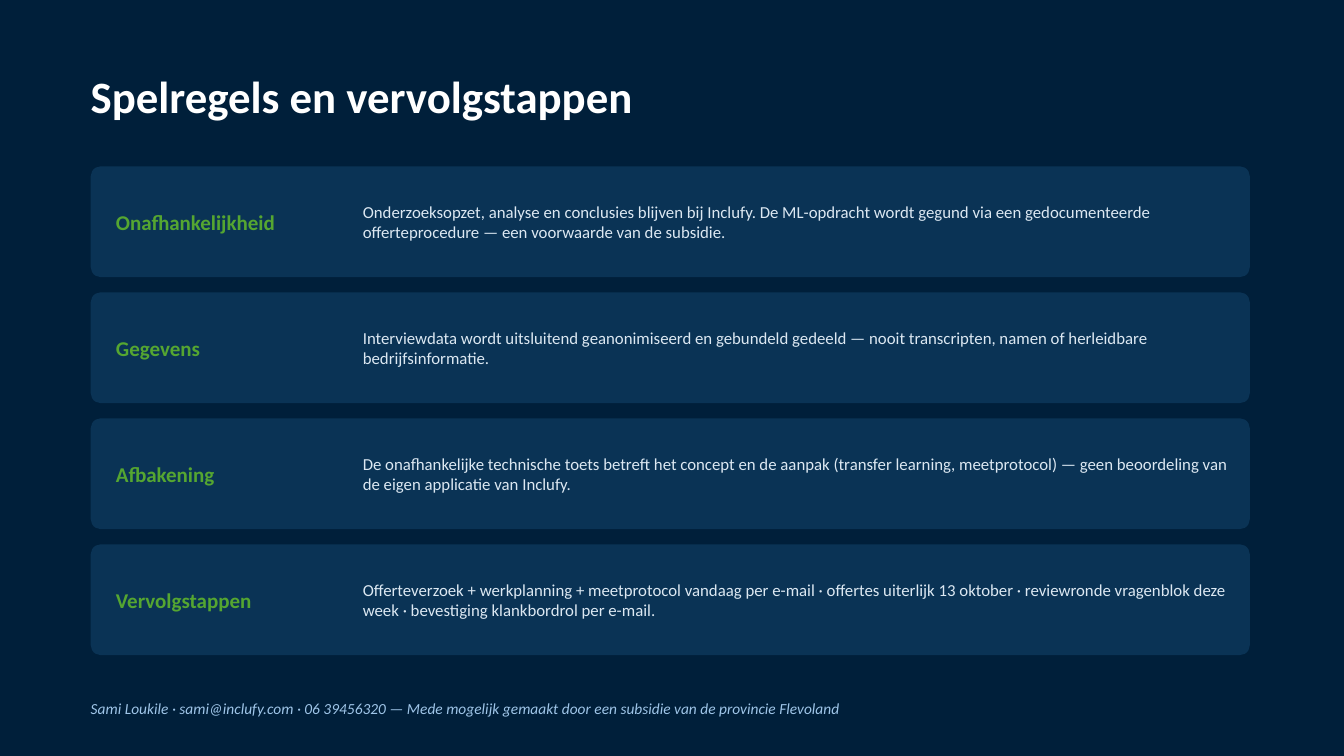
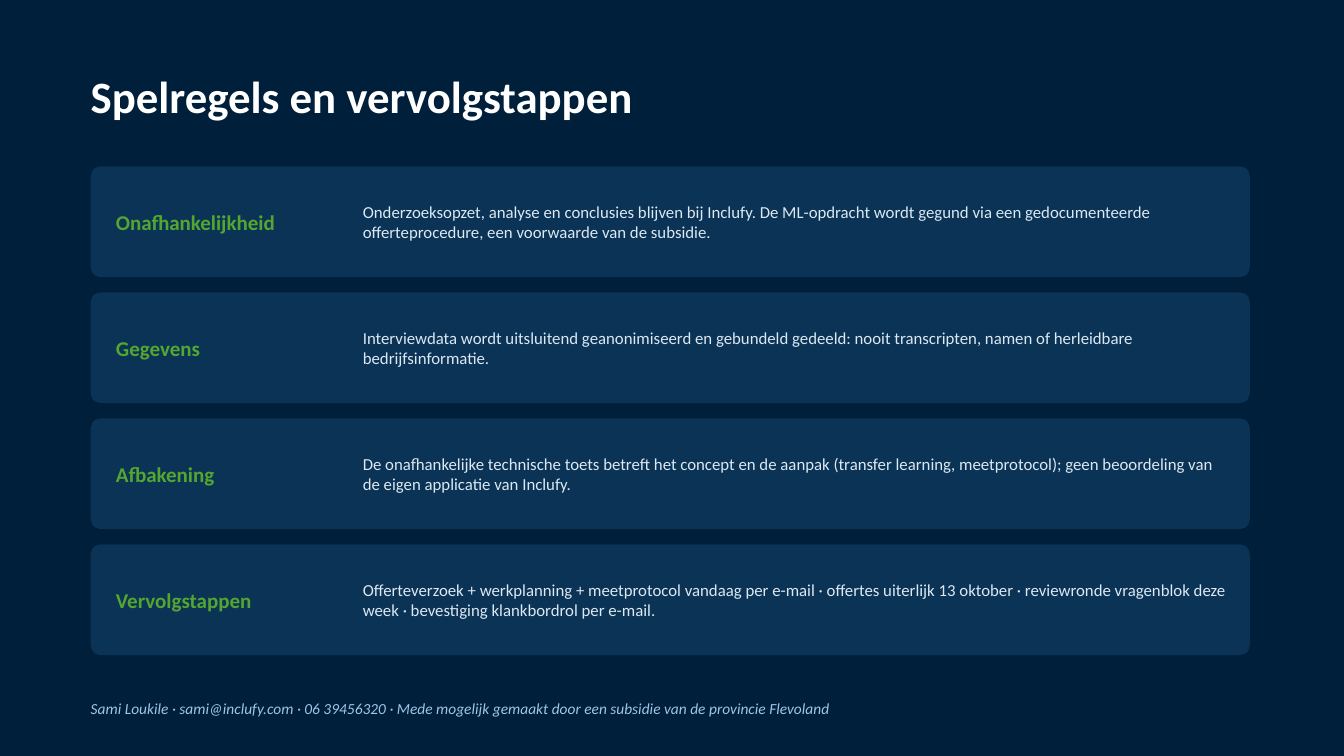
Before and after one commit to Inclufy/legal, a slide deck: slide 7 of MIT-28436/communicatie/Onderzoekssamenvatting_AgenticAI_Inclufy.pptx. Drawn at 1344x756 pixels with LibreOffice and Linux fonts; fonts in the diff are those of the drawing. Boxes give left, top, right and bottom in pixels: in the first picture for what was removed or moved away, otherwise in the second. Text is boxed around its words. In the diff, an @@ line names an element or a change of style, - is before the commit and + after.

```diff
--- a/MIT-28436/communicatie/Onderzoekssamenvatting_AgenticAI_Inclufy.pptx
+++ b/MIT-28436/communicatie/Onderzoekssamenvatting_AgenticAI_Inclufy.pptx
@@ text at [363,206,1150,241]: text changed @@
-Onderzoeksopzet, analyse en conclusies blijven bij Inclufy. De ML-opdracht wordt gegund via een gedocumenteerde offerteprocedure — een voorwaarde van de subsidie.
+Onderzoeksopzet, analyse en conclusies blijven bij Inclufy. De ML-opdracht wordt gegund via een gedocumenteerde offerteprocedure, een voorwaarde van de subsidie.
@@ text at [363,332,1133,367]: text changed @@
-Interviewdata wordt uitsluitend geanonimiseerd en gebundeld gedeeld — nooit transcripten, namen of herleidbare bedrijfsinformatie.
+Interviewdata wordt uitsluitend geanonimiseerd en gebundeld gedeeld: nooit transcripten, namen of herleidbare bedrijfsinformatie.
@@ text at [363,458,1212,493]: text changed @@
-De onafhankelijke technische toets betreft het concept en de aanpak (transfer learning, meetprotocol) — geen beoordeling van de eigen applicatie van Inclufy.
+De onafhankelijke technische toets betreft het concept en de aanpak (transfer learning, meetprotocol); geen beoordeling van de eigen applicatie van Inclufy.
@@ text at [91,703,829,717]: text changed @@
-Sami Loukile · sami@inclufy.com · 06 39456320 — Mede mogelijk gemaakt door een subsidie van de provincie Flevoland
+Sami Loukile · sami@inclufy.com · 06 39456320 · Mede mogelijk gemaakt door een subsidie van de provincie Flevoland
```
Also in this commit, not shown: 4 other slides changed, 1 other file.
